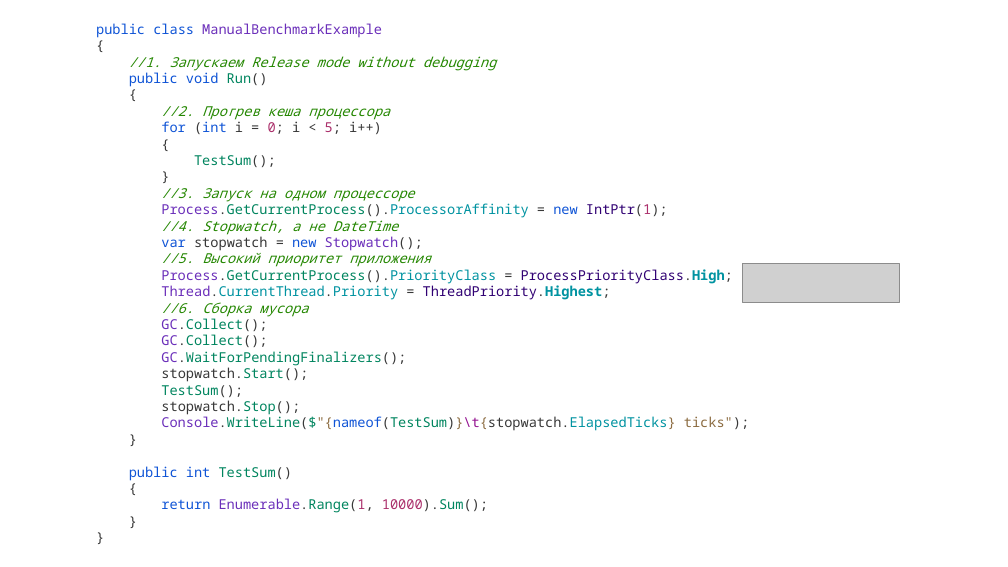
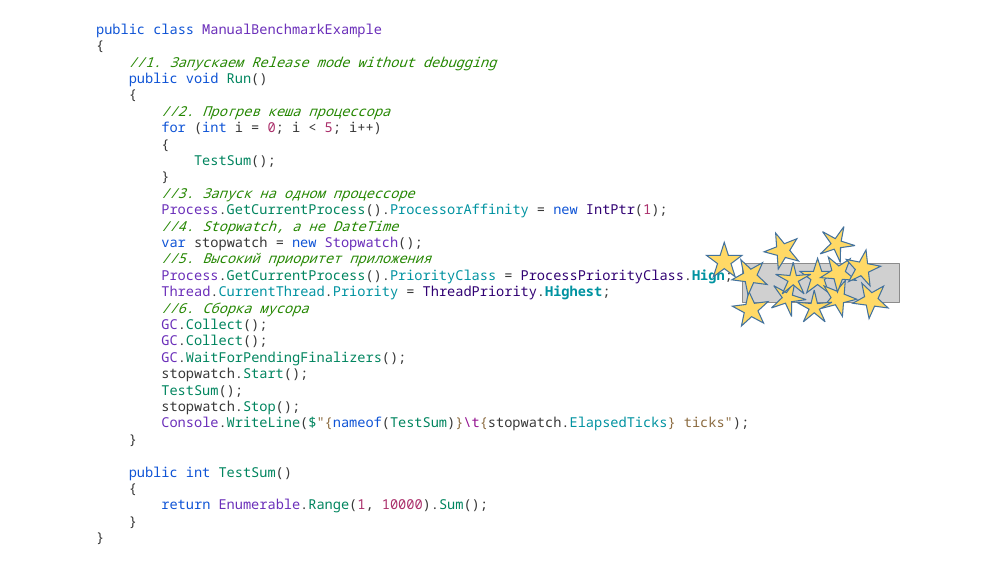
Before and after one commit to tolltech/ulearn-additional, a slide deck: slide 14 of benchmark/Solves/Benchmark.pptx (slide 13 before the commit). Drawn at 1008x567 pixels with LibreOffice and Linux fonts; fonts in the diff are those of the drawing; grey boxes stand for pictures. Boxes give left, top, right and bottom in pixels: in the first picture for what was removed or moved away, otherwise in the second. Text is boxed around its words. In the diff, an @@ line names an element or a change of style, - is before the commit and + after.

```diff
--- a/benchmark/Solves/Benchmark.pptx
+++ b/benchmark/Solves/Benchmark.pptx
@@ star added at [759,227,805,272], fill #FFD966, outline #43739E 1 pt @@
@@ star added at [814,220,861,266], fill #FFD966, outline #43739E 1 pt @@
@@ star added at [707,243,743,278], fill #FFD966, outline #43739E 1 pt @@
@@ star added at [726,251,774,299], fill #FFD966, outline #43739E 1 pt @@
@@ star added at [776,262,811,294], fill #FFD966, outline #43739E 1 pt @@
@@ star added at [800,259,836,293], fill #FFD966, outline #43739E 1 pt @@
@@ star added at [814,248,863,296], fill #FFD966, outline #43739E 1 pt @@
@@ star added at [842,246,884,287], fill #FFD966, outline #43739E 1 pt @@
@@ star added at [730,286,776,333], fill #FFD966, outline #43739E 1 pt @@
@@ star added at [766,273,812,319], fill #FFD966, outline #43739E 1 pt @@
@@ star added at [797,290,833,322], fill #FFD966, outline #43739E 1 pt @@
@@ star added at [816,274,862,319], fill #FFD966, outline #43739E 1 pt @@
@@ star added at [847,275,895,323], fill #FFD966, outline #43739E 1 pt @@
```
Also in this commit, not shown: 8 slides added, 5 slides removed, 7 other files.
